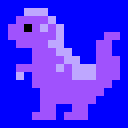
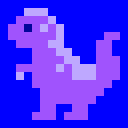
Two versions of the same layered image (128 × 128). Layer-by-layer changes:
painted on "Background" over [24, 24, 32, 32]
